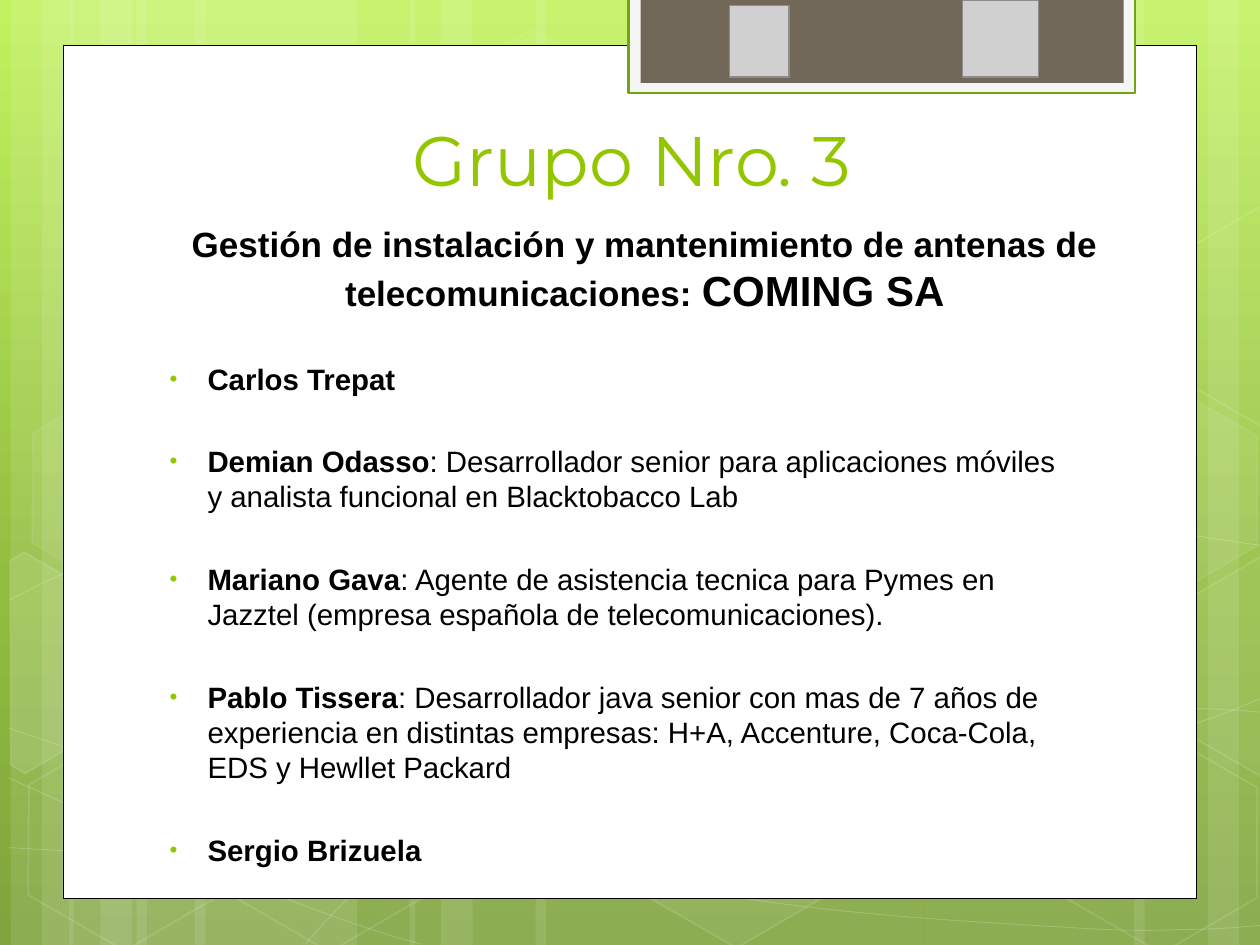
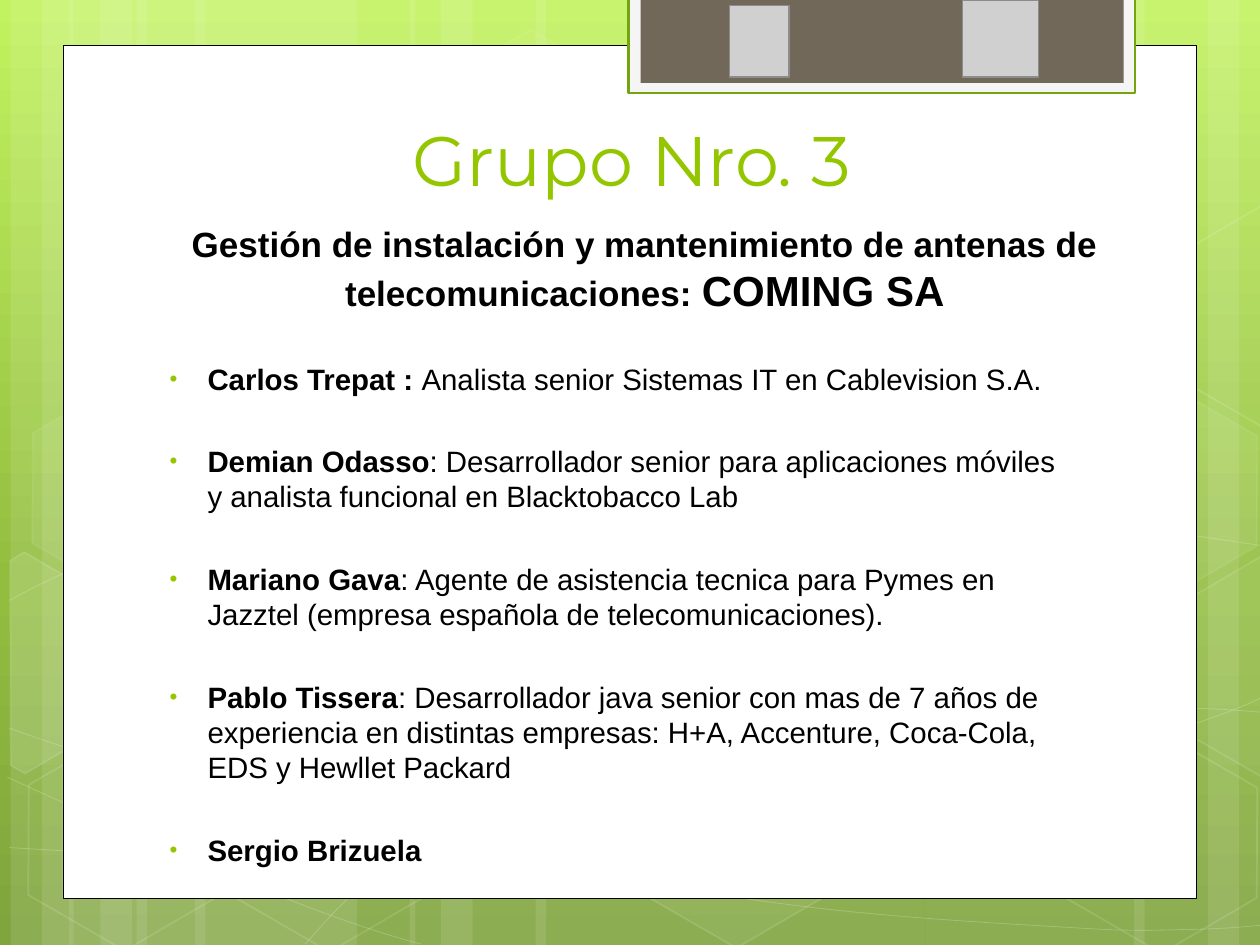
Before and after one commit to ptissera/habilitacion-profesional-2012-4k4, a slide deck: slide 2 of Documentacion/Informe Preliminar/Presentacion Informe Preliminar.pptx. Drawn at 1260x945 pixels with LibreOffice and Linux fonts; fonts in the diff are those of the drawing; grey boxes stand for pictures. Boxes give left, top, right and bottom in pixels: in the first picture for what was removed or moved away, otherwise in the second. Text is boxed around its words. In the diff, an @@ line names an element or a change of style, - is before the commit and + after.

```diff
--- a/Documentacion/Informe Preliminar/Presentacion Informe Preliminar.pptx
+++ b/Documentacion/Informe Preliminar/Presentacion Informe Preliminar.pptx
@@ text at <box>208,368,1042,395</box>: text changed; bold off @@
-• Carlos Trepat
+• Carlos Trepat : Analista senior Sistemas IT en Cablevision S.A.
```
Also in this commit, not shown: 2 other slides changed.
